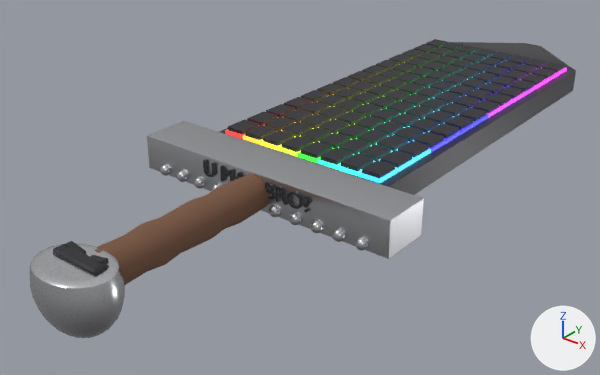
Before and after pictures for a commit that changed the glTF model assets/games/troll-ops/troll-melee-1/weapons/keyboard_sword/keyboard_sword.glb.
One viewpoint serves both versions: a 50 mm lens placed at (0.663, -0.606, 0.484), pointed at (-0.058, 0.297, -0.075). Lighting does not change. The marker at lower right points along +X, +Y and +Z. The picture after the commit comes second. Vertices at exactly the same position are counted once.

Names of what the first picture shows: 'KeyboardSword'.
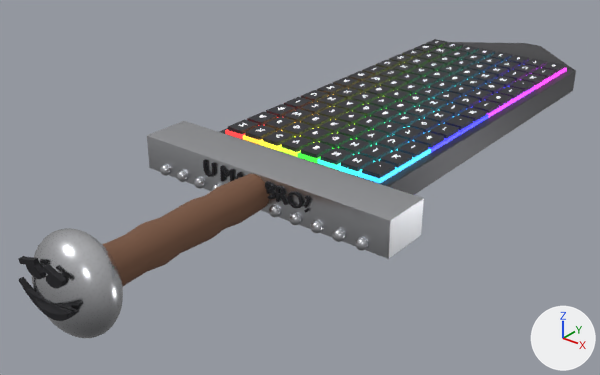
Scene script edits in JSON lines:
```json
{"op": "add", "block": "mat_legend", "code": ["mat_legend = principled_material('Legend')", "mat_legend.base_color = (0.86, 0.87, 0.9)  # white #eff0f3", "mat_legend.roughness = 0.45", "mat_legend.emission_color = (0.473, 0.478, 0.495)  # grey #b7b8bb", "mat_legend.emission_strength = 1.0"]}
{"block": "me_cube", "where": "# used by ob_keyboardsword; location = (0.0, 0.0, 0.0)"}
{"op": "remove", "block": "me_cube", "code": "me_cube.from_pydata(...)  # 6314 vertices, 10748 faces; spans x -0.21..0.21, y -0.204..0.985, z -0.062..0.033"}
{"op": "add", "block": "me_cube", "code": "me_cube.from_pydata(...)  # 10695 vertices, 18854 faces; spans x -0.21..0.21, y -0.205..0.985, z -0.063..0.063"}
{"block": "me_cube", "change": "me_cube part 1: the loose piece of 24 vertices spanning x -0.032..-0.006, y -0.148..-0.139, z 0.024..0.033 is deleted"}
{"block": "me_cube", "change": "me_cube part 2: the loose piece of 24 vertices spanning x 0.006..0.032, y -0.148..-0.139, z 0.024..0.033 is deleted"}
{"block": "me_cube", "change": "me_cube part 3: the loose piece of 24 vertices spanning x -0.036..0.036, y -0.162..-0.145, z 0.025..0.031 is deleted"}
{"block": "me_cube", "change": "me_cube part 4: 18 vertices moved within x -0.088..0.087, y 0.125..0.132, z 0.0..0.018; 860 vertices removed from x -0.091..0.092, y 0.125..0.132, z -0.002..0.021; 4998 vertices added at x -0.125..0.125, y 0.233..0.806, z -0.031..0.031"}
{"block": "me_cube", "change": "me_cube part 5: 332 vertices removed from x -0.057..0.057, y -0.204..-0.116, z -0.062..0.026; 541 vertices added at x -0.058..0.058, y -0.205..-0.121, z -0.063..0.063"}
{"block": "me_cube", "change": "other edits to the shape of me_cube do not show in these pictures"}
{"op": "add", "block": "me_cube", "code": "me_cube.materials.append(mat_legend)  # white #eff0f3, glowing grey #b7b8bb"}
```

Where the change shows, as pixel boxes [x1, y1, x2, y2] in the pictures (600 x 375 px; the box of a moved part takes in the faces that stretch with it):
```json
{"object": "KeyboardSword", "change": "reshaped", "before": [29, 39, 576, 338], "after": [18, 39, 576, 338]}
{"part": 1, "of": "me_cube", "change": "deleted", "before": [65, 241, 86, 254]}
{"part": 2, "of": "me_cube", "change": "deleted", "before": [90, 255, 109, 264]}
{"part": 3, "of": "me_cube", "change": "deleted", "before": [53, 244, 106, 274], "on screen": "black"}
{"part": 4, "of": "me_cube", "change": "built on", "before": [204, 169, 311, 213], "after": [204, 41, 556, 211]}
{"part": 5, "of": "me_cube", "change": "moved or reshaped", "before": [29, 243, 125, 338], "after": [18, 228, 123, 338]}
```
